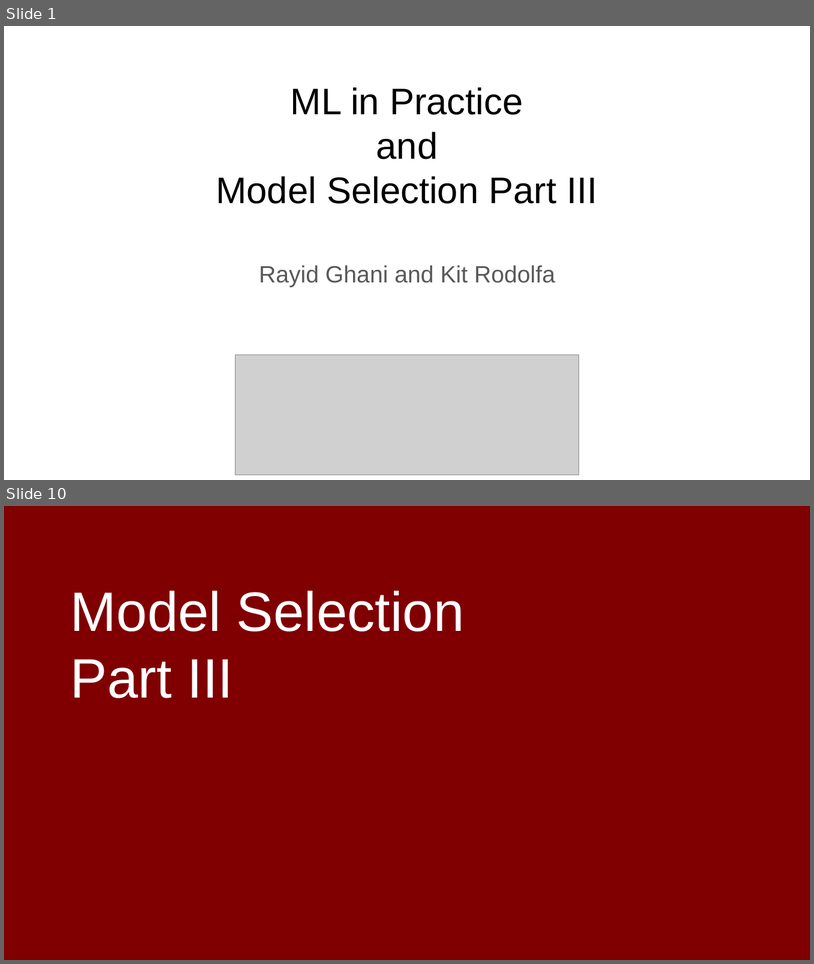
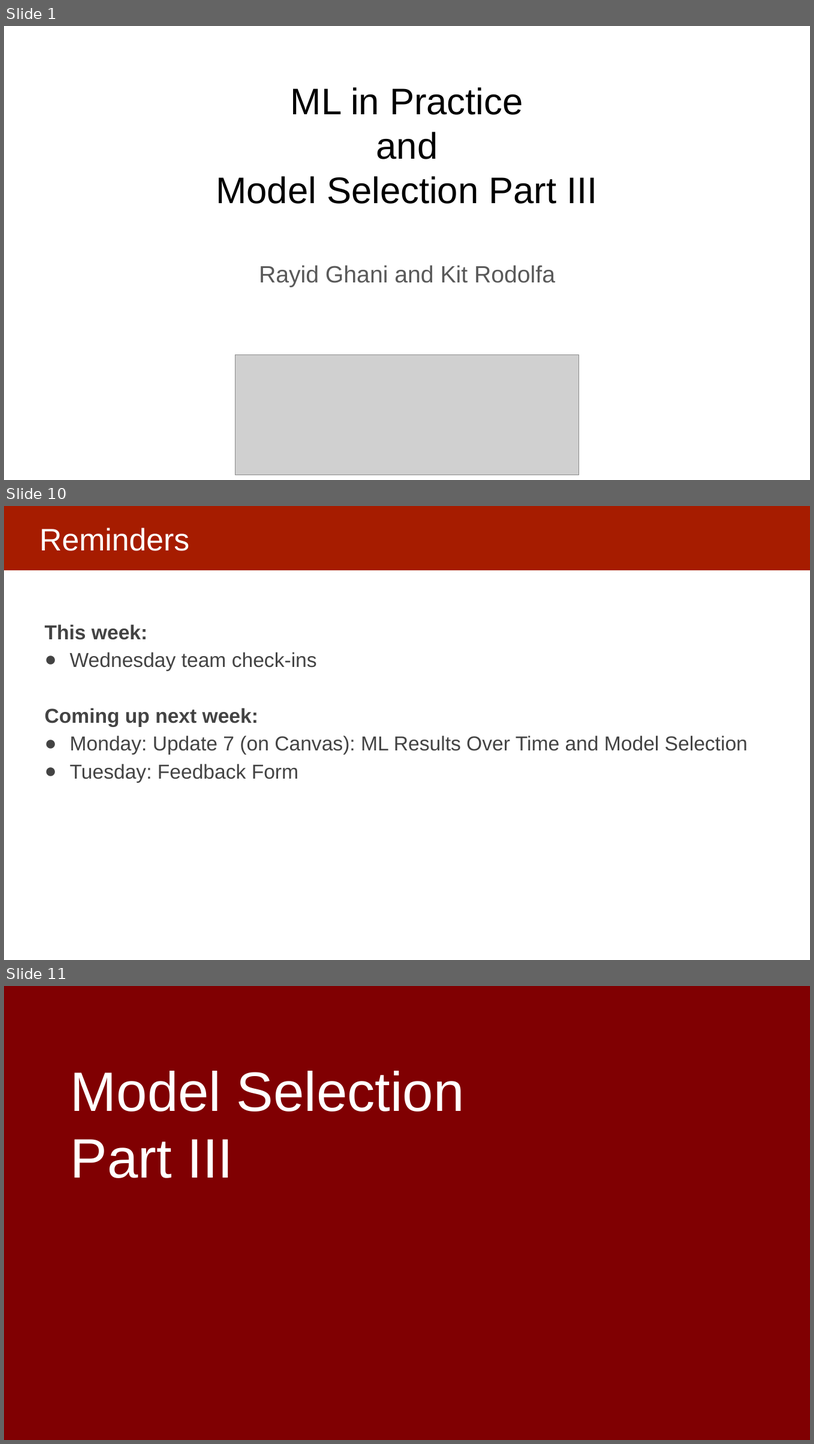
Before and after one commit to dssg/mlforpublicpolicylab, a slide deck: 09 - Performance and Evaluation Pt 3/FALL 2021 - ML in Practice and Model Selection III.pptx. Shown one above the other, each under a label of ours: slides 1 and 10 before the commit, slides 1, 10 and 11 after it; the slides between them are not shown. The pictures are 814x964 and 814x1444 pixels, drawn with LibreOffice and Linux fonts; fonts in the diff are those of the drawing; grey boxes stand for pictures. Boxes give left, top, right and bottom in pixels: in the first picture for what was removed or moved away, otherwise in the second. Text is boxed around its words. In the diff, an @@ line names an element or a change of style, - is before the commit and + after.

Commit message:
model selection slide updates

```diff
--- a/09 - Performance and Evaluation Pt 3/FALL 2021 - ML in Practice and Model Selection III.pptx
+++ b/09 - Performance and Evaluation Pt 3/FALL 2021 - ML in Practice and Model Selection III.pptx
@@ slide 10 added at <box>4,506,810,960</box>, background #FFFFFF @@
@@ rectangle added at <box>4,506,810,570</box>, fill #A61C00 @@
@@ title added at <box>39,528,189,551</box>, 37 pt, text #FFFFFF @@
+Reminders
@@ text added at <box>45,624,748,783</box>, 24 pt, text #434343 @@
+This week:
+● Wednesday team check-ins
+Coming up next week:
+● Monday: Update 7 (on Canvas): ML Results Over Time and Model Selection
+● Tuesday: Feedback Form
@@ what was slide 10 is now slide 11 @@
```
Also in this commit, not shown: 9 slides changed, 1 other slide added.
